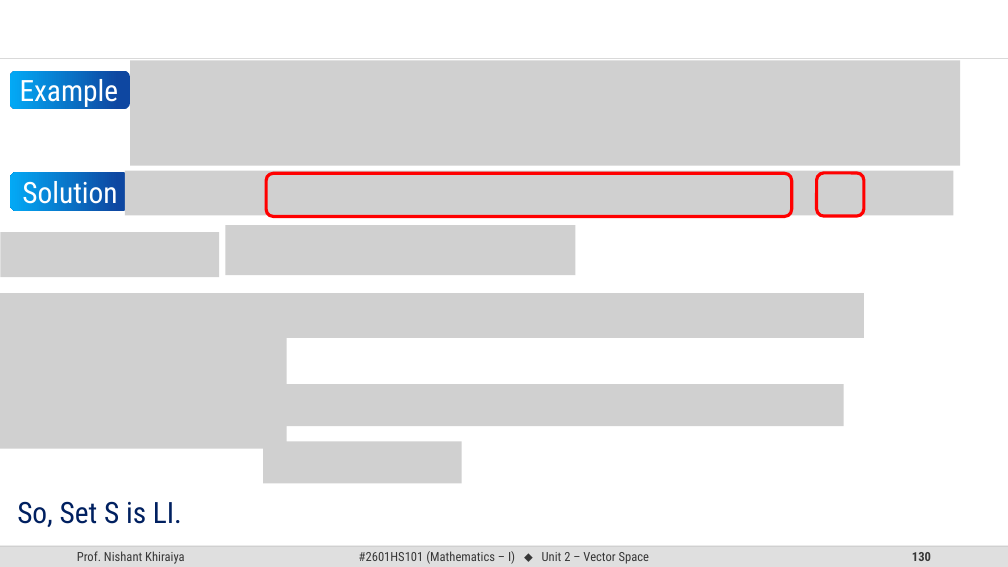
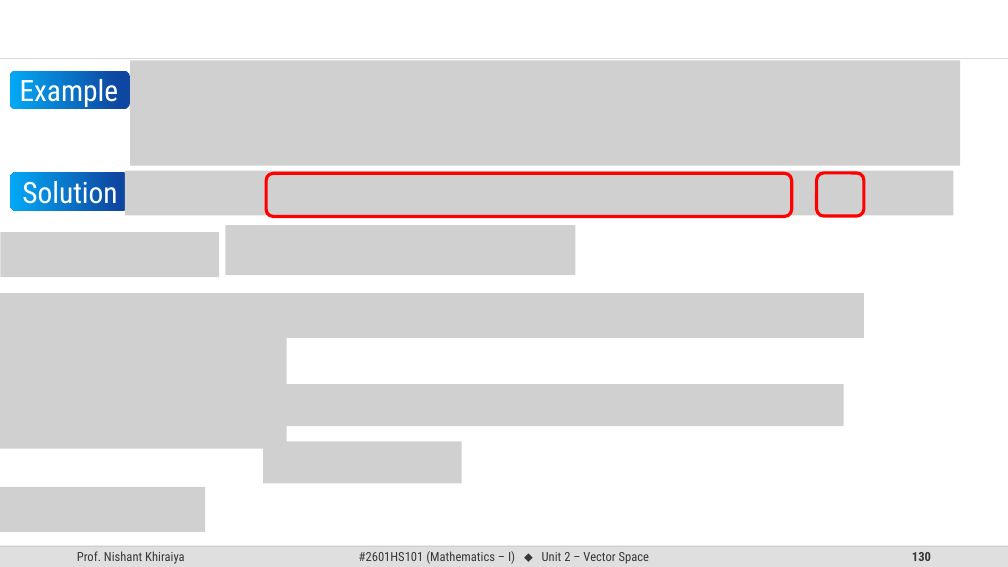
Before and after one commit to SiddharthTrivedi-2009/SEM-1, a slide deck: slide 130 of Material/MATHEMSTICS-1/Vector Space PPT.pptx. Drawn at 1008x567 pixels with LibreOffice and Linux fonts; fonts in the diff are those of the drawing; grey boxes stand for pictures; background and template pictures are left out. Boxes give left, top, right and bottom in pixels: in the first picture for what was removed or moved away, otherwise in the second. Text is boxed around its words. In the diff, an @@ line names an element or a change of style, - is before the commit and + after.

```diff
--- a/Material/MATHEMSTICS-1/Vector Space PPT.pptx
+++ b/Material/MATHEMSTICS-1/Vector Space PPT.pptx
@@ picture added at [0,487,205,532] @@
@@ text removed at [17,501,182,527] @@
-So, Set S is LI.
```
Also in this commit, not shown: 86 other slides changed, 5 slides added, 5 slides removed, 34 other files.
